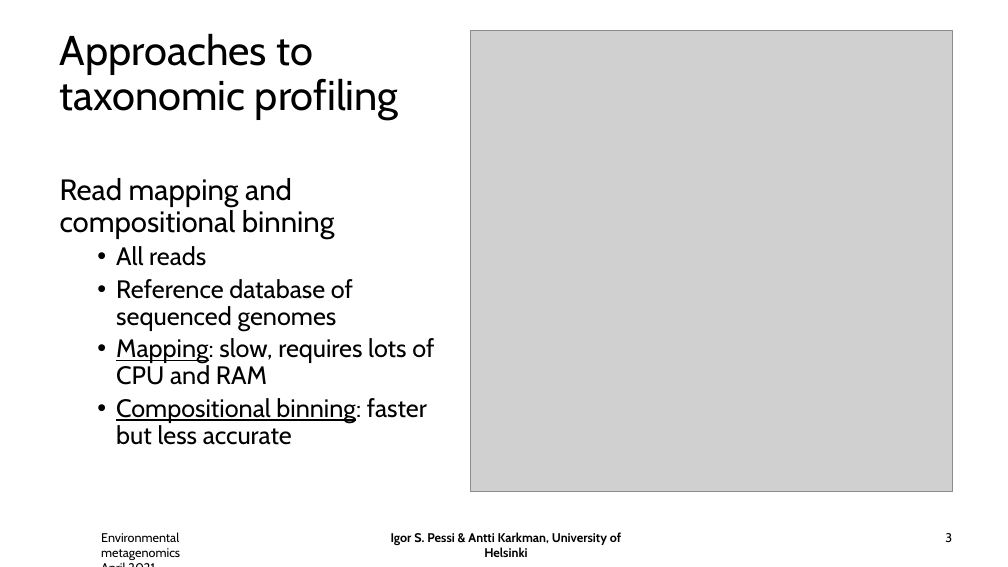
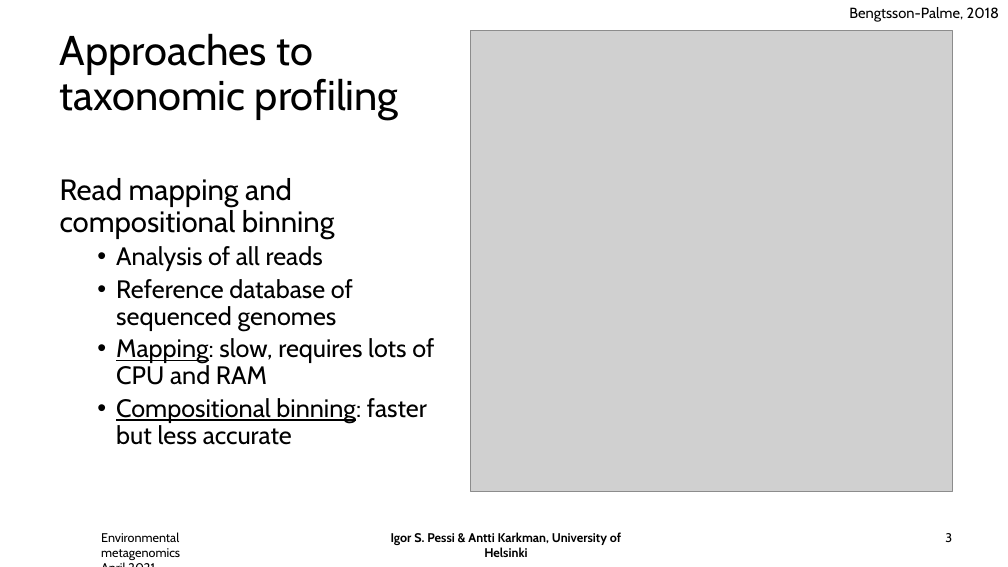
Before and after one commit to karkman/physalia_metagenomics, a slide deck: slide 3 of Day2/read-based-analyses.pptx. Drawn at 1008x567 pixels with LibreOffice and Linux fonts; fonts in the diff are those of the drawing; grey boxes stand for pictures; background and template pictures are left out. Boxes give left, top, right and bottom in pixels: in the first picture for what was removed or moved away, otherwise in the second. Text is boxed around its words. In the diff, an @@ line names an element or a change of style, - is before the commit and + after.

```diff
--- a/Day2/read-based-analyses.pptx
+++ b/Day2/read-based-analyses.pptx
@@ text added at bbox=[849, 7, 999, 22], 14 pt, text #000000 @@
+Bengtsson-Palme, 2018
@@ text at bbox=[116, 246, 323, 271]: text changed @@
-  • All reads
+  • Analysis of all reads
```
Also in this commit, not shown: 2 other slides changed, 9 slides added, 1 other file.
